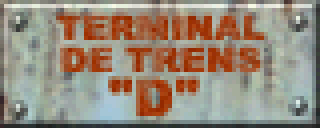
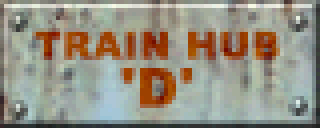
Comparing the layer stacks of the two w=320, h=128 images. Changes:
hid group "PT-BR" (5 layers) over 32, 12, 280, 120
moved "Fx" into group "Semi-editable" over 32, 16, 280, 72
renamed "Texto" to "Text", moved it into group "Semi-editable" over 56, 12, 268, 120
showed group "Recriation" (2 layers) over 32, 28, 280, 108
